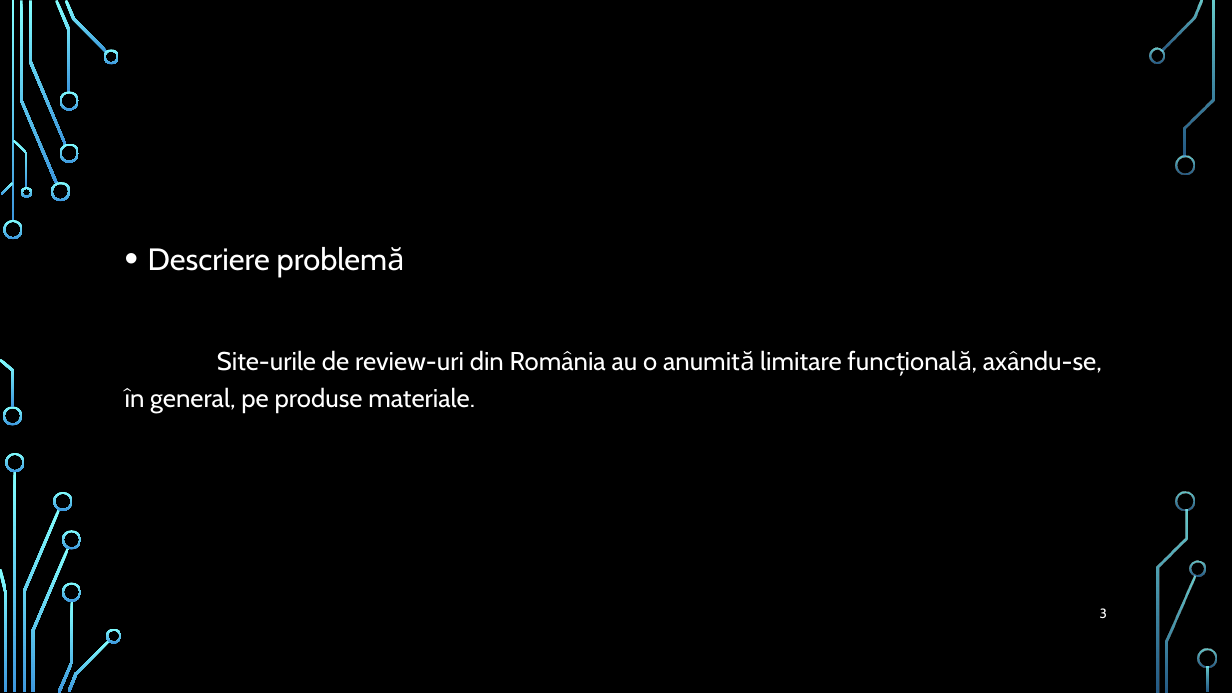
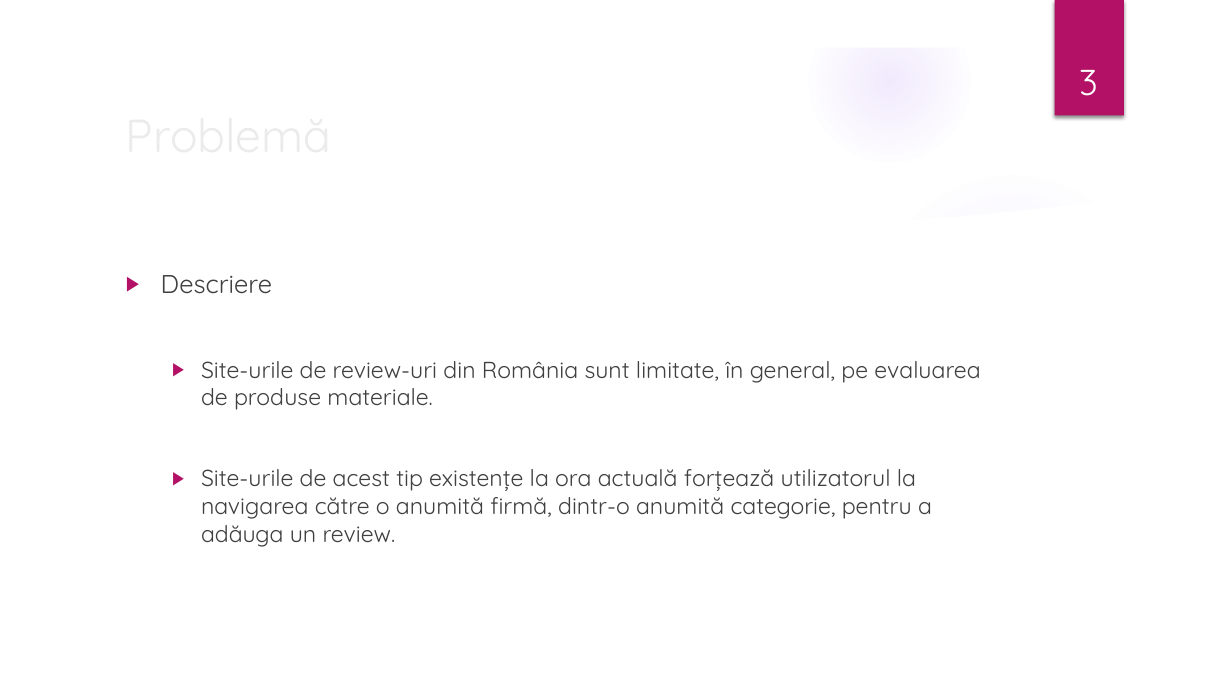
Before and after one commit to ddorian12/Licenta2018BazganDorian, a slide deck: slide 3 of ReviewFactsBest.pptx. Drawn at 1232x693 pixels with LibreOffice and Linux fonts; fonts in the diff are those of the drawing; background and template pictures are left out. Boxes give left, top, right and bottom in pixels: in the first picture for what was removed or moved away, otherwise in the second. Text is boxed around its words. In the diff, an @@ line names an element or a change of style, - is before the commit and + after.

```diff
--- a/ReviewFactsBest.pptx
+++ b/ReviewFactsBest.pptx
@@ group added at [0, 0, 1232, 693]: 5 ellipses, 3 freeform shapes @@
@@ rectangle added at [1055, 0, 1124, 116], fill #B31166 @@
@@ page number: place and size @@
-page number at [1100, 608, 1107, 618]
+page number at [1079, 70, 1098, 96]
@@ page number at [1079, 70, 1098, 96]: size 10.5 to 28 pt, font Cabin to Quicksand; alignment right to centre; vertical alignment middle to bottom @@
@@ title added at [116, 98, 1002, 169], 36 pt, text #EBEBEB @@
+Problemă
@@ text at [161, 275, 980, 547]: text changed; size 20 to 18 pt; font Cabin to Quicksand; text colour #FFFFFF to #404040 @@
-• Descriere problemă
-Site-urile de review-uri din România au o anumită limitare funcțională, axându-se, în general, pe produse materiale.
+▶ Descriere
+  ▶ Site-urile de review-uri din România sunt limitate, în general, pe evaluarea de produse materiale.
+  ▶ Site-urile de acest tip existențe la ora actuală forțează utilizatorul la navigarea către o anumită firmă, dintr-o anumită categorie, pentru a adăuga un review.
@@ group removed at [0, 0, 1217, 693]: 33 freeform shapes, 3 rectangles @@
```
Also in this commit, not shown: 11 other slides changed, 2 slides added, 1 slide removed.
